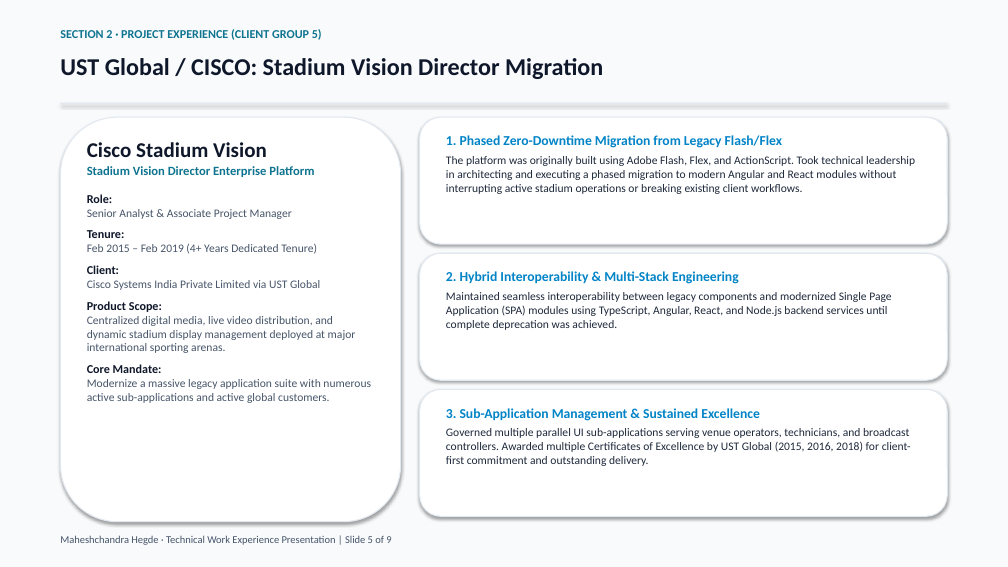
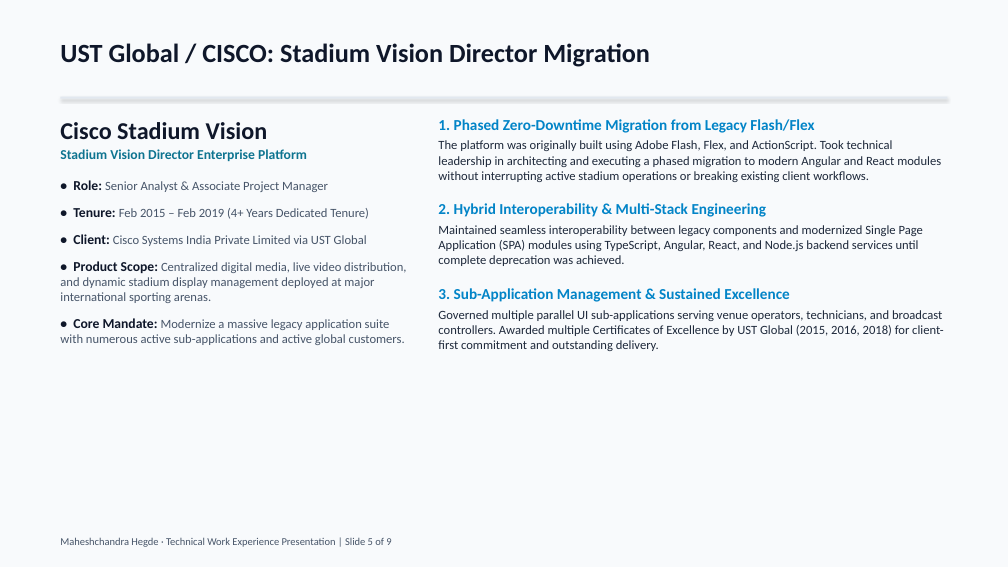
Before and after one commit to hegdemahesh/hegdemahesh.github.io, a slide deck: slide 5 of obayashi_it_presentation/Obayashi_Senior_Manager_IT_Presentation_Maheshchandra_Hegde.pptx. Drawn at 1008x567 pixels with LibreOffice and Linux fonts; fonts in the diff are those of the drawing. Boxes give left, top, right and bottom in pixels: in the first picture for what was removed or moved away, otherwise in the second. Text is boxed around its words. In the diff, an @@ line names an element or a change of style, - is before the commit and + after.

```diff
--- a/obayashi_it_presentation/Obayashi_Senior_Manager_IT_Presentation_Maheshchandra_Hegde.pptx
+++ b/obayashi_it_presentation/Obayashi_Senior_Manager_IT_Presentation_Maheshchandra_Hegde.pptx
@@ text removed at [60,29,322,40] @@
-SECTION 2 · PROJECT EXPERIENCE (CLIENT GROUP 5)
@@ text "UST Global / CISCO: Stadium ...": place and size @@
-text "UST Global / CISCO: Stadium ..." at [60,58,603,79]
+text "UST Global / CISCO: Stadium ..." at [60,43,650,67]
@@ text "UST Global / CISCO: Stadium ..." at [60,43,650,67]: size 23 to 25 pt @@
@@ text "Cisco Stadium Vision": place and size @@
-text "Cisco Stadium Vision" at [87,142,371,403]
+text "Cisco Stadium Vision" at [60,122,406,345]
@@ rectangle: place and size @@
-rectangle at [60,103,948,105]
+rectangle at [60,97,948,99]
@@ rounded rectangle removed at [60,117,401,522] @@
@@ rounded rectangle removed at [420,117,948,244] @@
@@ text at [438,119,941,182]: paragraphs added @@
+1. Phased Zero-Downtime Migration from Legacy Flash/Flex
+The platform was originally built using Adobe Flash, Flex, and ActionScript. Took technical leadership in architecting and executing a phased migration to modern Angular and React modules without interrupting active stadium operations or breaking existing client workflows.
@@ text "1. Phased Zero-Downtime Migration from ...": place and size @@
-text "1. Phased Zero-Downtime Migration from ..." at [446,271,891,330]
+text "1. Phased Zero-Downtime Migration from ..." at [438,119,944,351]
@@ text at [60,122,307,161]: size 20 to 23 pt in "Cisco Stadium Vision"; size 12 to 13 pt in "Stadium Vision Director Enterprise Platform"; more space between paragraphs @@
@@ text removed at [446,135,915,194] @@
-1. Phased Zero-Downtime Migration from Legacy Flash/Flex
-The platform was originally built using Adobe Flash, Flex, and ActionScript. Took technical leadership in architecting and executing a phased migration to modern Angular and React modules without interrupting active stadium operations or breaking existing client workflows.
@@ text at [60,180,406,345]: text changed; size 11 to 12 pt @@
-Role:
-Senior Analyst & Associate Project Manager
-Tenure:
-Feb 2015 – Feb 2019 (4+ Years Dedicated Tenure)
-Client:
-Cisco Systems India Private Limited via UST Global
-Product Scope:
-Centralized digital media, live video distribution, and dynamic stadium display management deployed at major international sporting arenas.
-Core Mandate:
-Modernize a massive legacy application suite with numerous active sub-applications and active global customers.
+• Role: Senior Analyst & Associate Project Manager
+• Tenure: Feb 2015 – Feb 2019 (4+ Years Dedicated Tenure)
+• Client: Cisco Systems India Private Limited via UST Global
+• Product Scope: Centralized digital media, live video distribution, and dynamic stadium display management deployed at major international sporting arenas.
+• Core Mandate: Modernize a massive legacy application suite with numerous active sub-applications and active global customers.
@@ text at [438,203,923,266]: size 13 to 14.5 pt in "2. Hybrid Interoperability & Multi-Stack Engineering"; size 11 to 12 pt in "Maintained seamless interoperability between legacy componen ..."; more space between paragraphs @@
@@ rounded rectangle removed at [420,253,948,380] @@
@@ text at [438,288,944,351]: paragraphs added @@
+3. Sub-Application Management & Sustained Excellence
+Governed multiple parallel UI sub-applications serving venue operators, technicians, and broadcast controllers. Awarded multiple Certificates of Excellence by UST Global (2015, 2016, 2018) for client-first commitment and outstanding delivery.
@@ rounded rectangle removed at [420,389,948,516] @@
@@ text removed at [446,408,911,466] @@
-3. Sub-Application Management & Sustained Excellence
-Governed multiple parallel UI sub-applications serving venue operators, technicians, and broadcast controllers. Awarded multiple Certificates of Excellence by UST Global (2015, 2016, 2018) for client-first commitment and outstanding delivery.
```
Also in this commit, not shown: 8 other slides changed, 7 other files.
